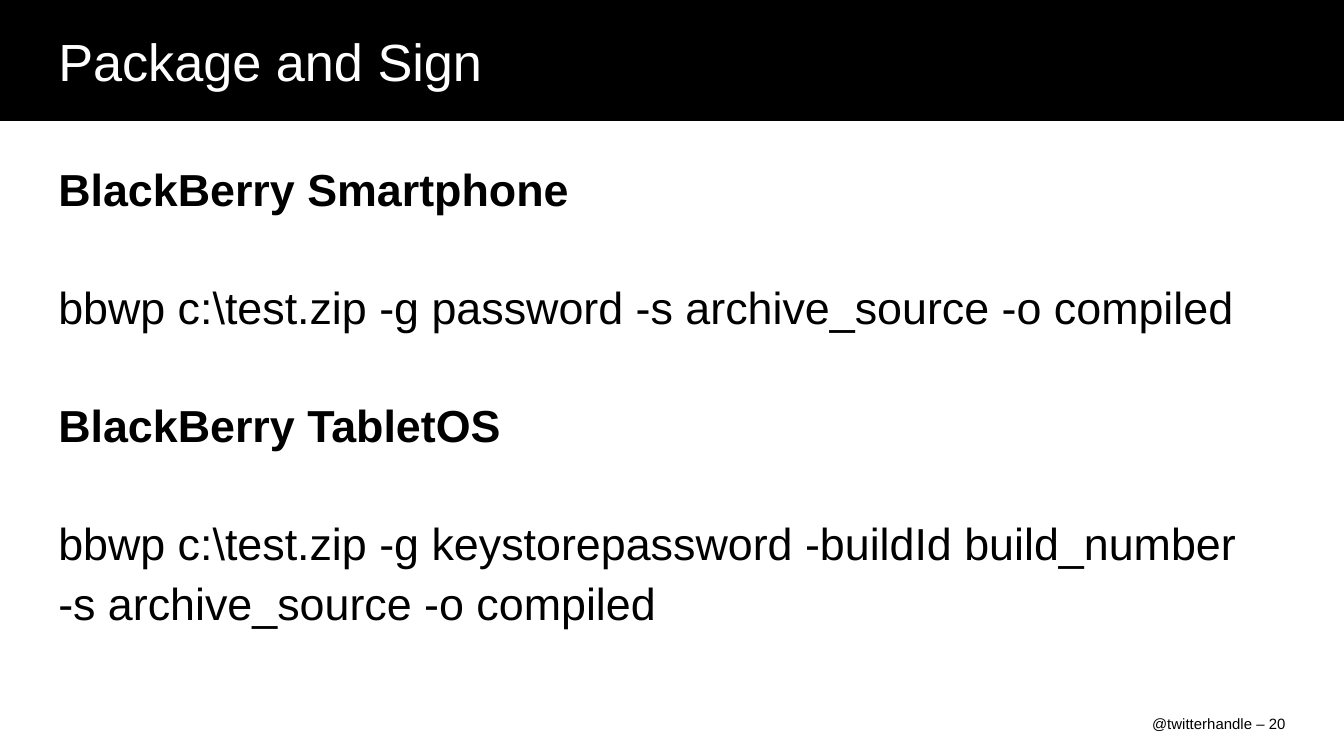
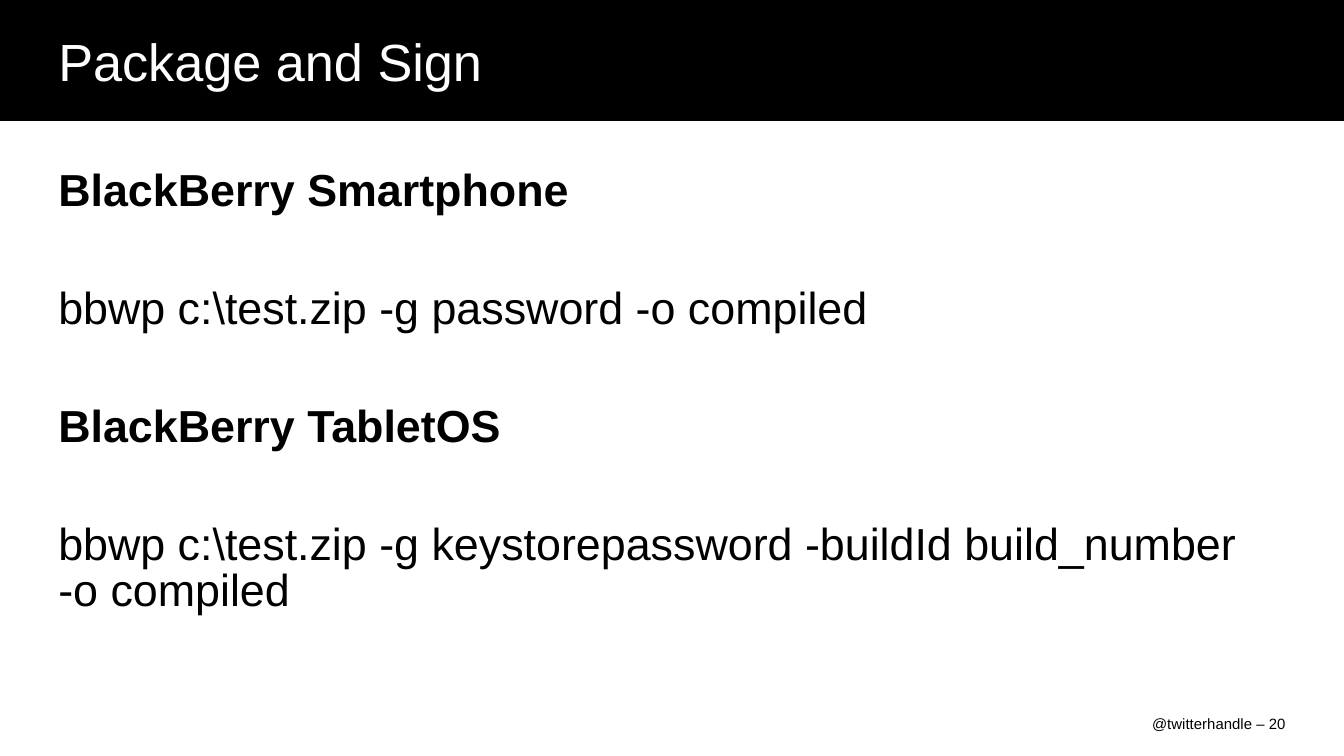
Before and after one commit to nukulb/devcon-demo, a slide deck: slide 20 of DEV51_DelCol.ppt. Drawn at 1344x756 pixels with LibreOffice and Linux fonts; fonts in the diff are those of the drawing; background and template pictures are left out. Boxes give left, top, right and bottom in pixels: in the first picture for what was removed or moved away, otherwise in the second. Text is boxed around its words. In the diff, an @@ line names an element or a change of style, - is before the commit and + after.

Commit message:
some more updated to the presentation.

```diff
--- a/DEV51_DelCol.ppt
+++ b/DEV51_DelCol.ppt
@@ text at box(58, 291, 867, 333): text changed @@
-bbwp c:\test.zip -g password -s archive_source -o compiled
+bbwp c:\test.zip -g password -o compiled
@@ text at box(58, 527, 1235, 615): text changed @@
-bbwp c:\test.zip -g keystorepassword -buildId build_number
--s archive_source -o compiled
+bbwp c:\test.zip -g keystorepassword -buildId build_number -o compiled
```
Also in this commit, not shown: 1 other slide changed.
